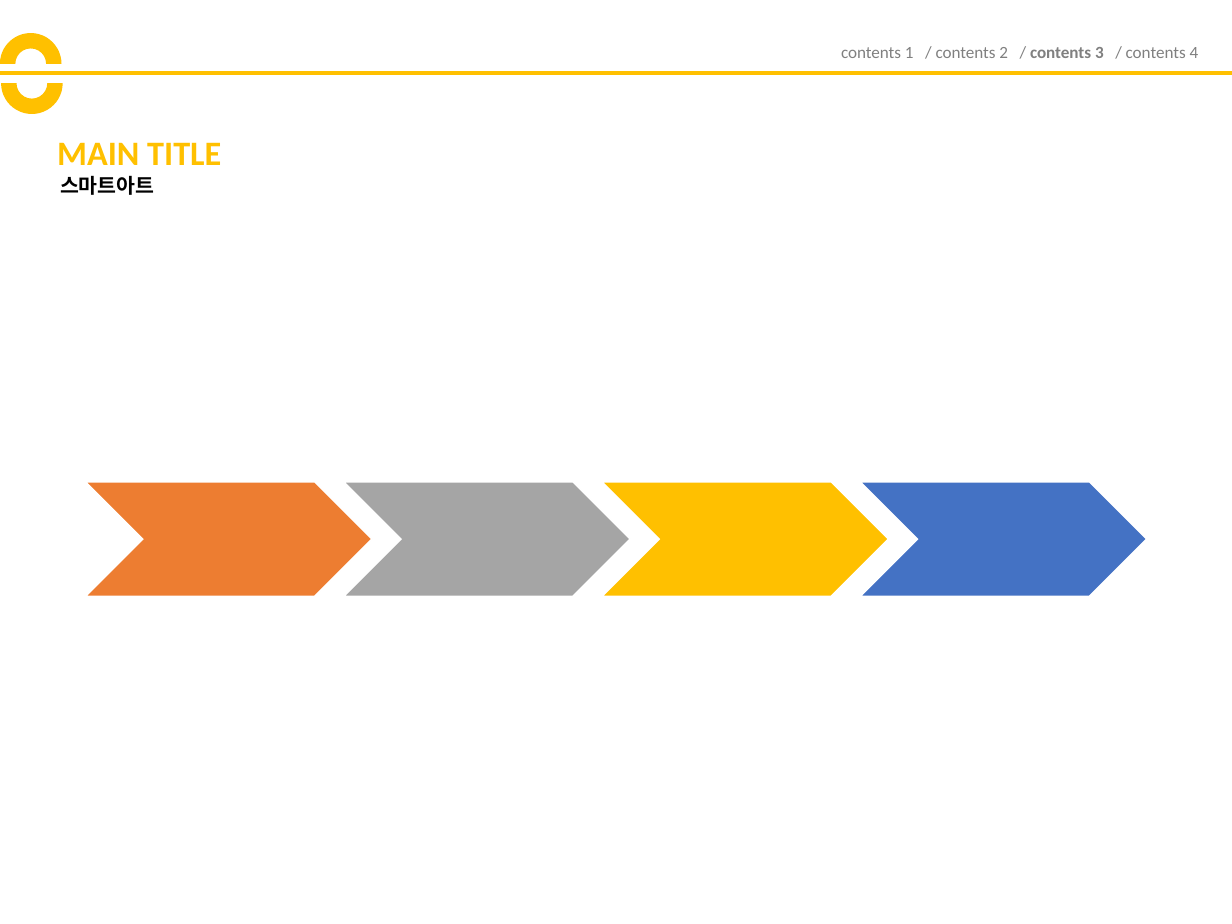
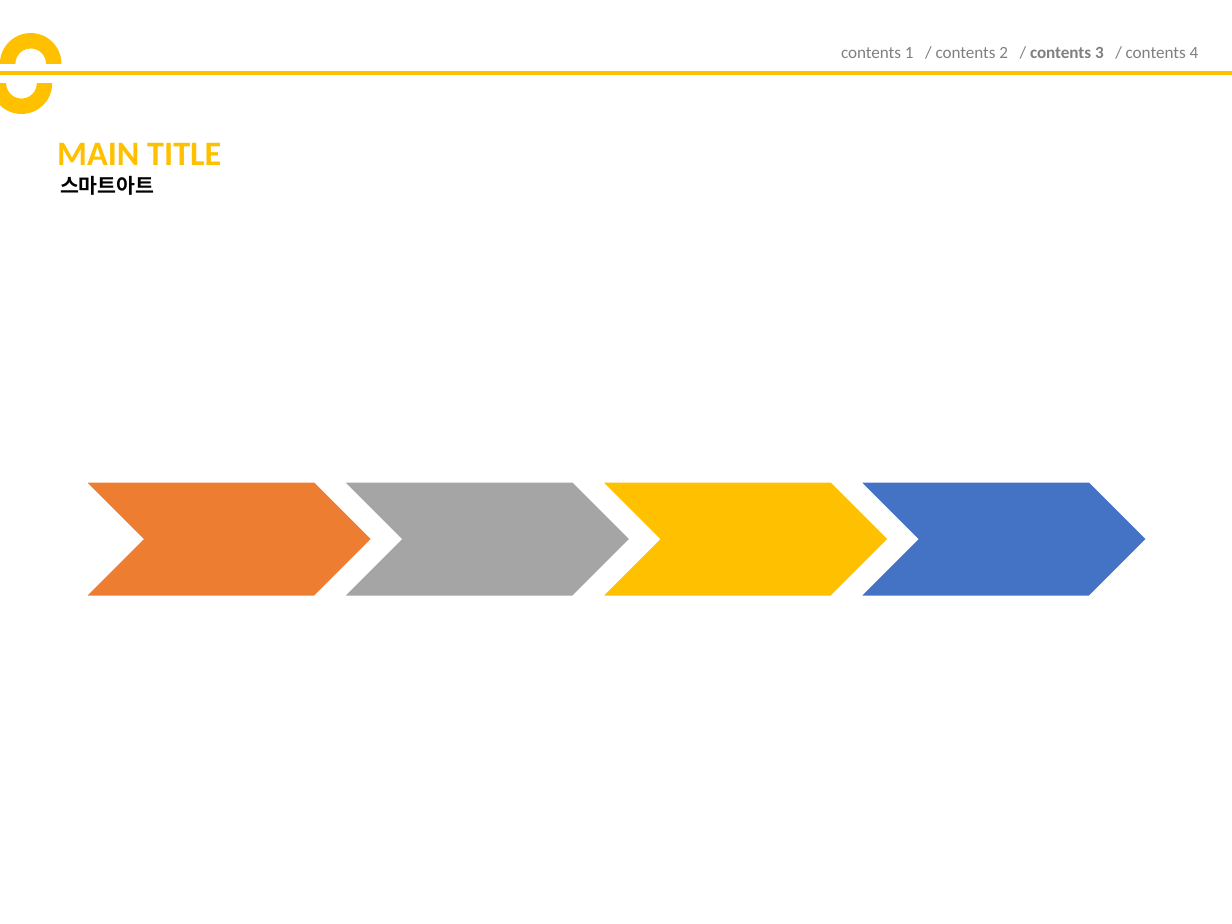
Before and after one commit to goddun/Report, a slide deck: slide 12 of goddun_report.pptx. Drawn at 1232x924 pixels with LibreOffice and Linux fonts; fonts in the diff are those of the drawing. Boxes give left, top, right and bottom in pixels: in the first picture for what was removed or moved away, otherwise in the second. Text is boxed around its words. In the diff, an @@ line names an element or a change of style, - is before the commit and + after.

Commit message:
gdd
gdd

```diff
--- a/goddun_report.pptx
+++ b/goddun_report.pptx
@@ arch (boxed as its full ring): place and size @@
-arch (boxed as its full ring) at [1,53,63,115]
+arch (boxed as its full ring) at [0,53,52,115]
```
